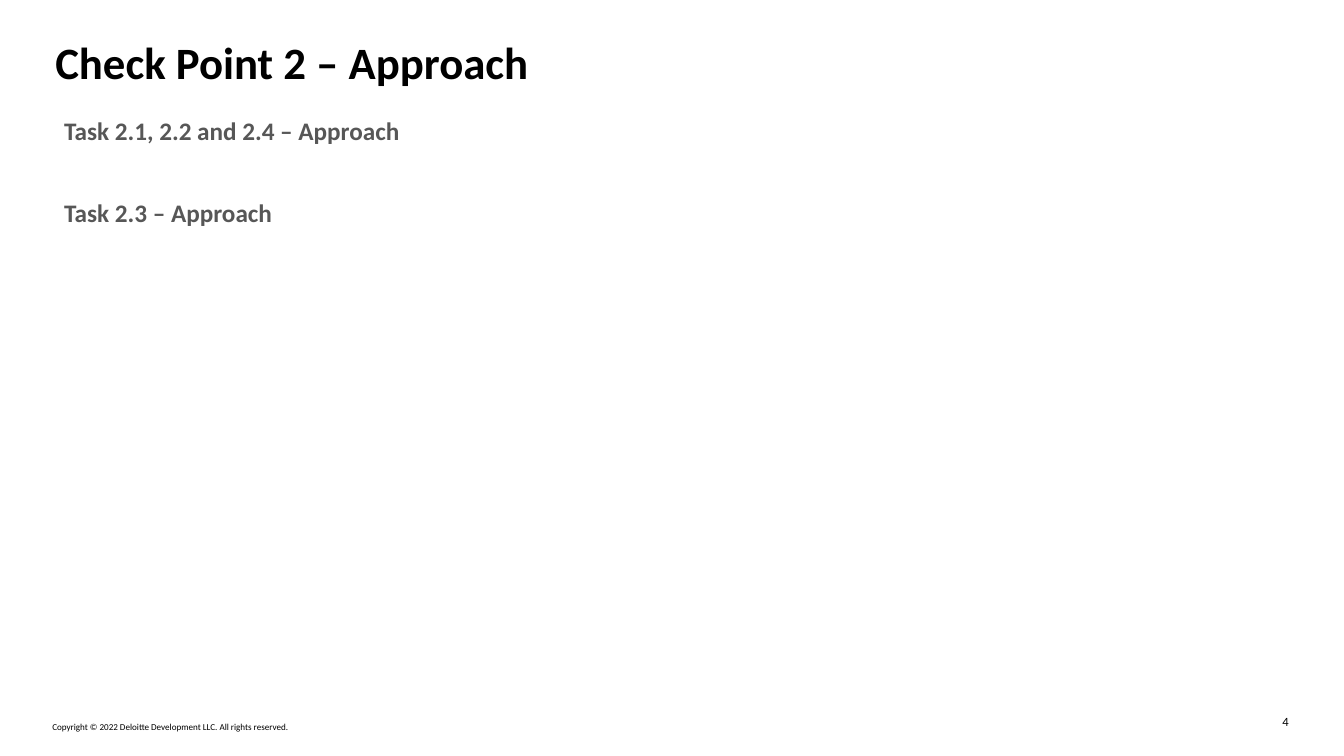
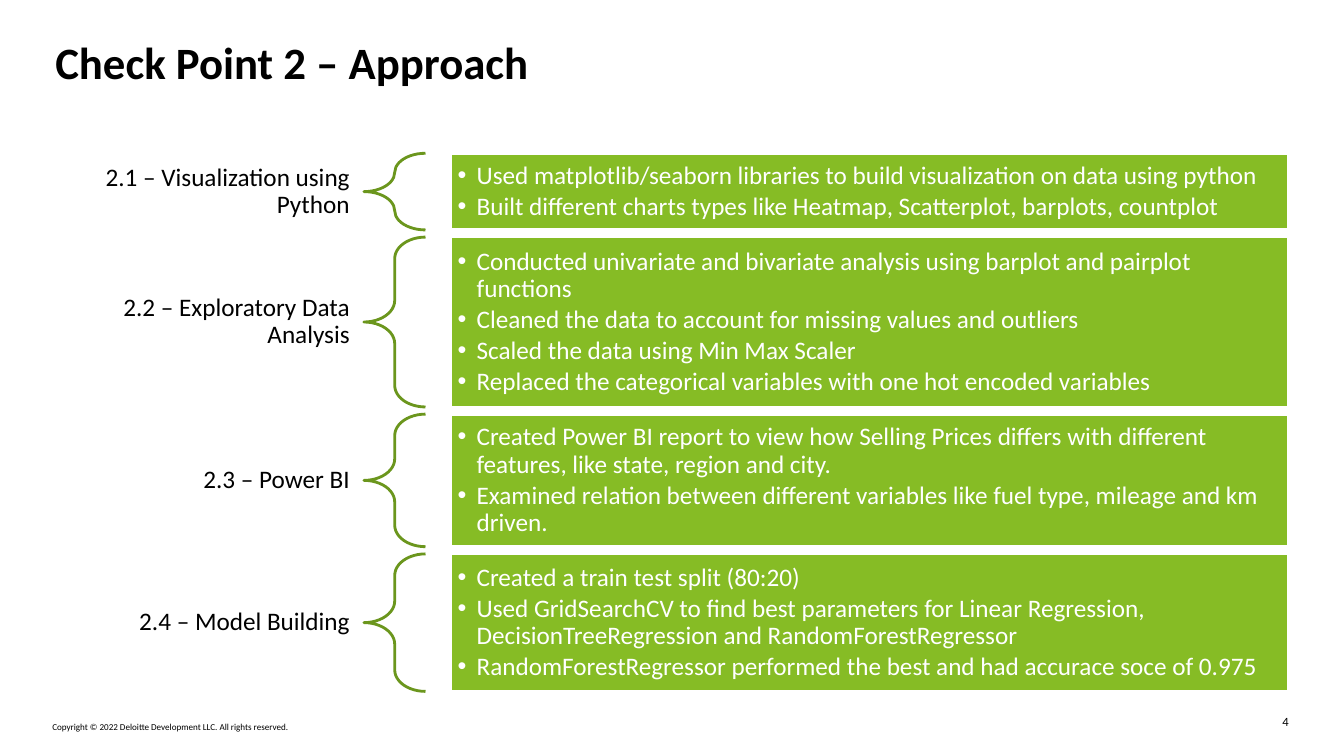
Before and after one commit to hiteshgulati/deloitte_capstone_group, a slide deck: slide 4 of Used Car Data/Capstone_Project_CheckPoint_2.pptx. Drawn at 1344x756 pixels with LibreOffice and Linux fonts; fonts in the diff are those of the drawing. Boxes give left, top, right and bottom in pixels: in the first picture for what was removed or moved away, otherwise in the second. Text is boxed around its words. In the diff, an @@ line names an element or a change of style, - is before the commit and + after.

```diff
--- a/Used Car Data/Capstone_Project_CheckPoint_2.pptx
+++ b/Used Car Data/Capstone_Project_CheckPoint_2.pptx
@@ text removed at (x1=64, y1=122, x2=399, y2=226) @@
-Task 2.1, 2.2 and 2.4 – Approach
-Task 2.3 – Approach
@@ group added at (x1=106, y1=153, x2=1289, y2=691): 8 texts, 4 left braces, 4 rectangles @@
+2.1 – Visualization using Python
+  • Used matplotlib/seaborn libraries to build visualization on data using python
+  • Built different charts types like Heatmap, Scatterplot, barplots, countplot
+2.2 – Exploratory Data Analysis
+  • Conducted univariate and bivariate analysis using barplot and pairplot functions
+  • Cleaned the data to account for missing values and outliers
+  • Scaled the data using Min Max Scaler
+  • Replaced the categorical variables with one hot encoded variables
+2.3 – Power BI
+  • Created Power BI report to view how Selling Prices differs with different features, like state, region and city.
+  • Examined relation between different variables like fuel type, mileage and km driven.
+2.4 – Model Building
+  • Created a train test split (80:20)
+  • Used GridSearchCV to find best parameters for Linear Regression, DecisionTreeRegression and RandomForestRegressor
+  • RandomForestRegressor performed the best and had accurace soce of 0.975
```
Also in this commit, not shown: 3 other slides changed, 1 slide added, 1 slide removed, 16 other files.
